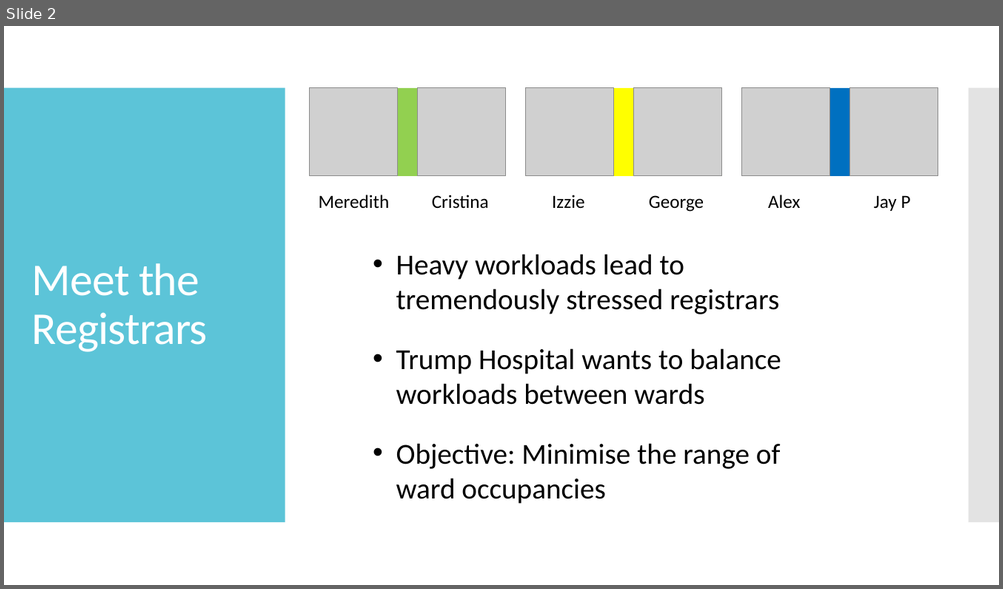
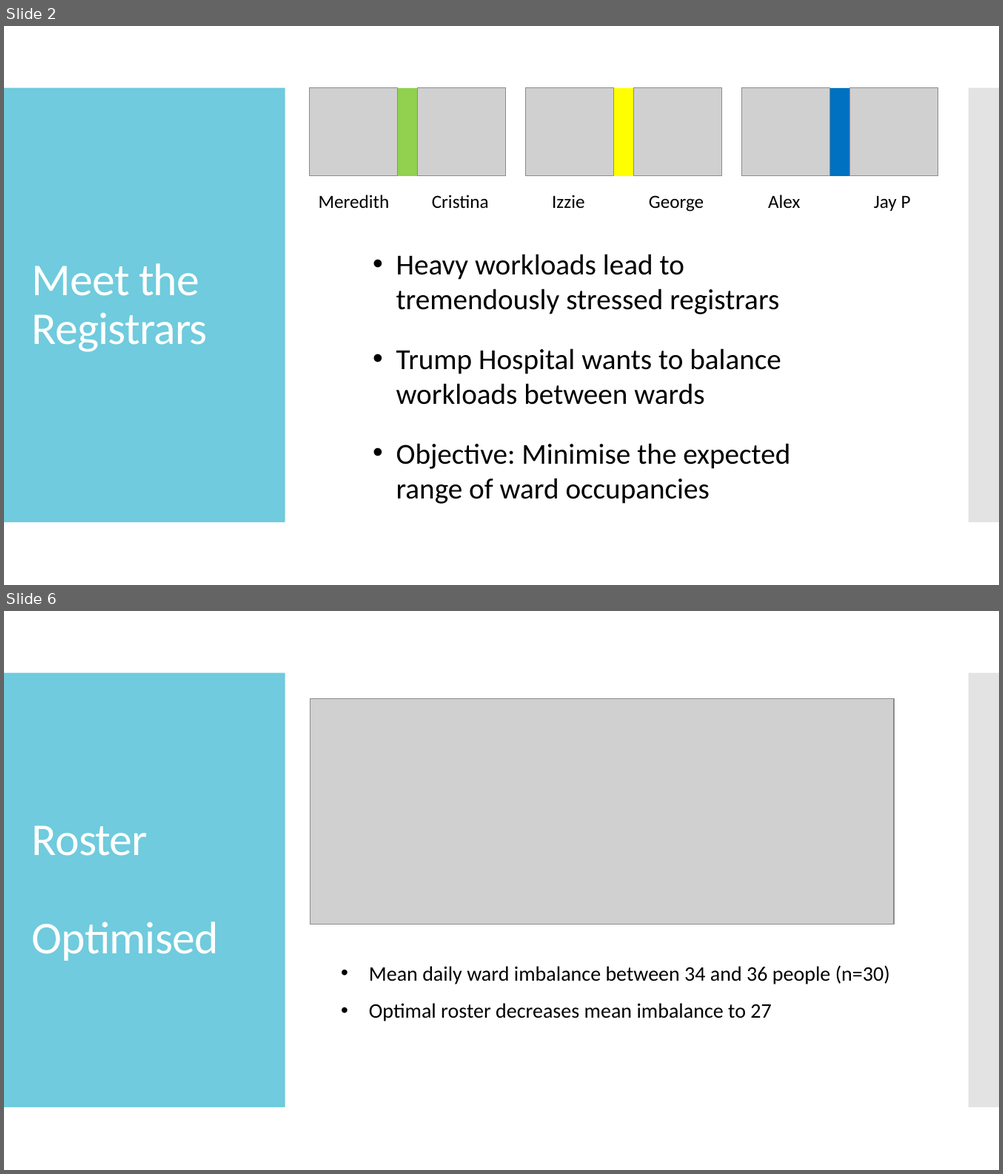
Before and after one commit to loganbwu/ENGSCI-355-Project-1, a slide deck: Presentation/Presentation.pptx. Shown one above the other, each under a label of ours: slide 2 before the commit, slides 2 and 6 after it; the slides between them are not shown. The pictures are 1003x589 and 1003x1174 pixels, drawn with LibreOffice and Linux fonts; fonts in the diff are those of the drawing; grey boxes stand for pictures; background and template pictures are left out. Boxes give left, top, right and bottom in pixels: in the first picture for what was removed or moved away, otherwise in the second. Text is boxed around its words. In the diff, an @@ line names an element or a change of style, - is before the commit and + after.

```diff
--- a/Presentation/Presentation.pptx
+++ b/Presentation/Presentation.pptx
@@ slide 6 added at box(4, 611, 999, 1170), background #FFFFFF; not listed: 2 template elements that a slide beside it also shows @@
@@ picture added at box(310, 698, 893, 924) @@
@@ title added at box(32, 826, 219, 961), 44 pt, text #FFFFFF @@
+Roster
+Optimised
@@ text added at box(369, 965, 890, 1022), 20 pt, text #000000 @@
+• Mean daily ward imbalance between 34 and 36 people (n=30)
+• Optimal roster decreases mean imbalance to 27
@@ slide 2 changed as well @@
@@ rectangle at box(4, 88, 285, 523): fill #40BAD2 at 85% opacity to #40BAD2 at 75% opacity @@
@@ text at box(396, 443, 790, 504): text changed @@
-• Objective: Minimise the range of ward occupancies
+• Objective: Minimise the expected range of ward occupancies
```
Also in this commit, not shown: 1 other slide changed, 5 other slides added, 1 slide removed, 1 other file.
